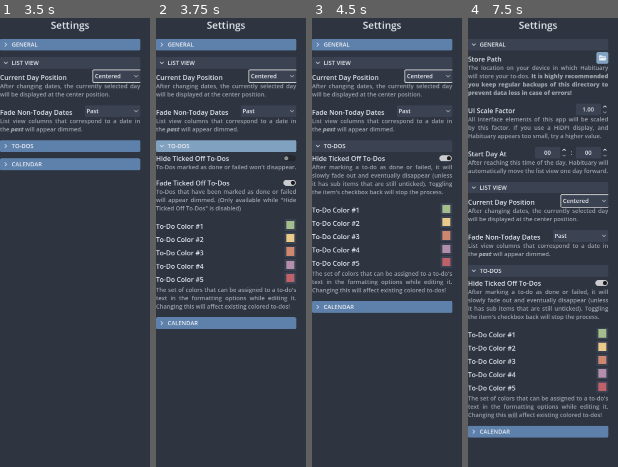
Above: before the commit, frames 1-4 (left to right).
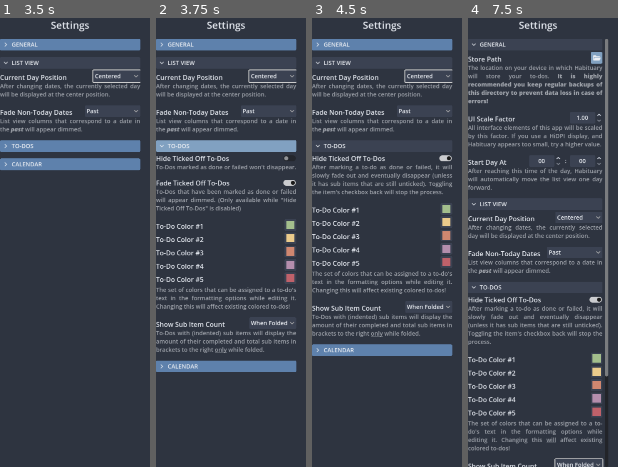
Above: after the commit, the same moments.

Repository: njamster/habituary
Game: Godot game, scene res://main_window/side_panel/settings/settings.tscn
Two runs of this game, one before a commit and one after it. Both use one fixed random seed, a clock stepped at 60 frames per second and the inputs below. This scene is started directly instead of the project's main scene.
Inputs (mouse positions are in pixels of both pictures, inside the frame that each line leads up to; where the layout moved, square brackets give the same spot in the first picture):
- Up to frame 1 (3.5 s): click "GENERAL" at 0.5 s; click "LIST VIEW" at 1.25 s; click "Centered" at 2 s; click "Past" at 2.75 s
- Up to frame 2 (3.75 s): click "TO-DOS" at 3.5 s
- Up to frame 3 (4.5 s): click (445, 157) at 4.25 s
- Up to frame 4 (7.5 s): click (585, 305) at 5 s, where only the run after the commit has a clickable "When Folded"; click "CALENDAR" at 5.75 s; click "GENERAL" at 6.5 s; click (597, 58) [603, 58] at 7.25 s

Frame 1 is identical in both runs. In frame 2, 6.5% of the frame differs, in the area x 0-94%, y 66-79%; in frame 3, 6.5%; in frame 4, 24%, in the area x 0-94%, y 4-100%.

Commit message:
Add a "Show Sub Item Count" setting
... with three possible values: "Always", "While folded" (which was the
previous behavior, and still remains the default) and "Never".

Also, changing a to-do to bold or italic text will no longer affect the
ExtraInfo text as well - the corresponding theme override got removed.

Diff:
--- a/autoloads/settings.gd
+++ b/autoloads/settings.gd
@@ -15,6 +15,7 @@
 signal fade_ticked_off_todos_changed
 signal fade_non_today_dates_changed
 signal bookmarks_due_today_changed
+signal show_sub_item_count_changed
 
 
 enum TodayPosition {
@@ -28,6 +29,12 @@
 	PAST,
 	FUTURE,
 	PAST_AND_FUTURE
+}
+
+enum ShowSubItemCount {
+	ALWAYS,
+	WHEN_FOLDED,
+	NEVER
 }
 
 enum SidePanelState {
@@ -335,6 +342,16 @@
 		return get_window().mode == Window.MODE_FULLSCREEN || \
 			get_window().mode == Window.MODE_EXCLUSIVE_FULLSCREEN
 
+@export var show_sub_item_count := ShowSubItemCount.WHEN_FOLDED:
+	set(value):
+		if show_sub_item_count == value:
+			return
+
+		show_sub_item_count = value
+		_start_debounce_timer()
+
+		show_sub_item_count_changed.emit()
+
 var side_panel_width := 360  # pixels
 
 func _enter_tree() -> void:
--- a/main_window/list_view/day_panel/scrollable_todo_list/todo_list/todo_item/todo_item.gd
+++ b/main_window/list_view/day_panel/scrollable_todo_list/todo_list/todo_item/todo_item.gd
@@ -100,17 +100,23 @@
 
 var is_folded := false:
 	set(value):
+		if %SubItems.is_empty():
+			return
+
 		is_folded = value
 
 		%FoldHeading.button_pressed = value
+
+		_update_extra_info()
 
 		if is_folded:
 			%SubItems.visible = contains_search_query_match()
-			_update_extra_info()
-			%ExtraInfo.show()
+			%ExtraInfo.visible = \
+				Settings.show_sub_item_count != Settings.ShowSubItemCount.NEVER
 		else:
 			%SubItems.show()
-			%ExtraInfo.hide()
+			%ExtraInfo.visible = \
+				Settings.show_sub_item_count == Settings.ShowSubItemCount.ALWAYS
 
 		if _initialization_finished and self.text:
 			get_to_do_list()._start_debounce_timer("is_folded changed")
@@ -201,6 +207,10 @@
 			var color = Settings.to_do_text_colors[text_color_id - 1]
 			%Edit.add_theme_color_override("font_placeholder_color", Color(color, 0.7))
 			%Edit.add_theme_color_override("font_color", color)
+	)
+
+	Settings.show_sub_item_count_changed.connect(func():
+		self.is_folded = self.is_folded
 	)
 	#endregion
 
@@ -476,6 +486,8 @@
 	if line.begins_with("> "):
 		line = line.right(-2)
 		self.set_deferred("is_folded", true)
+	else:
+		self.set_deferred("is_folded", false)
 
 	var reg_ex := RegEx.new()
 	reg_ex.compile(" \\[COLOR(?<digit>[1-5])\\]$")
@@ -651,7 +663,6 @@
 			font = preload("res://theme/fonts/OpenSans-Medium.ttf")
 
 	%Edit.add_theme_font_override("font", font)
-	%ExtraInfo.add_theme_font_override("font", font)
 
 
 func _check_for_search_query_match() -> void:
--- a/main_window/side_panel/settings/settings.gd
+++ b/main_window/side_panel/settings/settings.gd
@@ -46,7 +46,15 @@
 			%TodayPosition/Setting/Options.select(option_id)
 			_on_today_position_item_selected(option_id)
 
+	for option_name in Settings.ShowSubItemCount:
+		var option_id : int = Settings.ShowSubItemCount[option_name]
+		%ShowSubItemCount/Setting/Options.add_item(option_name.capitalize(), option_id)
+		if option_id == Settings.show_sub_item_count:
+			%ShowSubItemCount/Setting/Options.select(option_id)
+			_on_show_sub_item_count_options_item_selected(option_id)
+
 	_set_text_colors()
+
 
 
 func _set_text_colors() -> void:
@@ -86,6 +94,8 @@
 	for i in range(5):
 		%ToDoColors.get_node("Color%d/ColorPicker" % (i+1)).color_changed.connect(_on_todo_color_changed.bind(i))
 		%ToDoColors.get_node("Color%d/Reset" % (i+1)).pressed.connect(_on_todo_color_reset.bind(i))
+
+	%ShowSubItemCount/Setting/Options.item_selected.connect(_on_show_sub_item_count_options_item_selected)
 
 	%UIScale/Setting/ScaleFactor.value_changed.connect(func(value):
 		Settings.ui_scale_factor = value
@@ -213,6 +223,34 @@
 			%FadeNonTodayDates/Explanation.text = "" # this shouldn't happen
 
 
+func _on_show_sub_item_count_options_item_selected(index: int) -> void:
+	Settings.show_sub_item_count = Settings.ShowSubItemCount[
+		Settings.ShowSubItemCount.keys()[index]
+	]
+
+	var explanation_text := "[fill]To-Dos with (indented) sub items will {0}" \
+	+ "display the amount of their completed and total sub items in brackets" \
+	+ " to the right{1}.[/fill]"
+	match index:
+		Settings.ShowSubItemCount.ALWAYS:
+			%ShowSubItemCount/Explanation.text = explanation_text.format([
+				"[u]always[/u] ",
+				"",
+			])
+		Settings.ShowSubItemCount.WHEN_FOLDED:
+			%ShowSubItemCount/Explanation.text = explanation_text.format([
+				"",
+				" [u]only[/u] while folded",
+			])
+		Settings.ShowSubItemCount.NEVER:
+			%ShowSubItemCount/Explanation.text = explanation_text.format([
+				"[u]never[/u] ",
+				"",
+			])
+		_:
+			%FadeNonTodayDates/Explanation.text = "" # this shouldn't happen
+
+
 func _on_todo_color_changed(color: Color, id: int) -> void:
 	var new_colors = Settings.to_do_text_colors.duplicate()
 	new_colors[id] = "#" + color.to_html(false).to_upper()
--- a/main_window/side_panel/settings/settings.tscn
+++ b/main_window/side_panel/settings/settings.tscn
@@ -453,6 +453,30 @@
 text = "[fill]The set of colors that can be assigned to a to-do's text in the formatting options while editing it. Changing this [u]will[/u] affect existing colored to-dos![/fill]"
 fit_content = true
 
+[node name="ShowSubItemCount" type="VBoxContainer" parent="ScrollContainer/PaddedScrollbar/VBox/ToDos/Content" index="3"]
+unique_name_in_owner = true
+layout_mode = 2
+
+[node name="Setting" type="HBoxContainer" parent="ScrollContainer/PaddedScrollbar/VBox/ToDos/Content/ShowSubItemCount"]
+layout_mode = 2
+
+[node name="Label" type="Label" parent="ScrollContainer/PaddedScrollbar/VBox/ToDos/Content/ShowSubItemCount/Setting"]
+layout_mode = 2
+size_flags_horizontal = 3
+size_flags_vertical = 8
+theme_type_variation = &"HeaderSmall"
+text = "Show Sub Item Count"
+
+[node name="Options" type="OptionButton" parent="ScrollContainer/PaddedScrollbar/VBox/ToDos/Content/ShowSubItemCount/Setting"]
+layout_mode = 2
+
+[node name="Explanation" type="RichTextLabel" parent="ScrollContainer/PaddedScrollbar/VBox/ToDos/Content/ShowSubItemCount"]
+modulate = Color(1, 1, 1, 0.607843)
+layout_mode = 2
+theme_type_variation = &"Explanation"
+bbcode_enabled = true
+fit_content = true
+
 [node name="Calendar" parent="ScrollContainer/PaddedScrollbar/VBox" instance=ExtResource("3_jtwi2")]
 layout_mode = 2
 theme_type_variation = &"TinySeparation"
